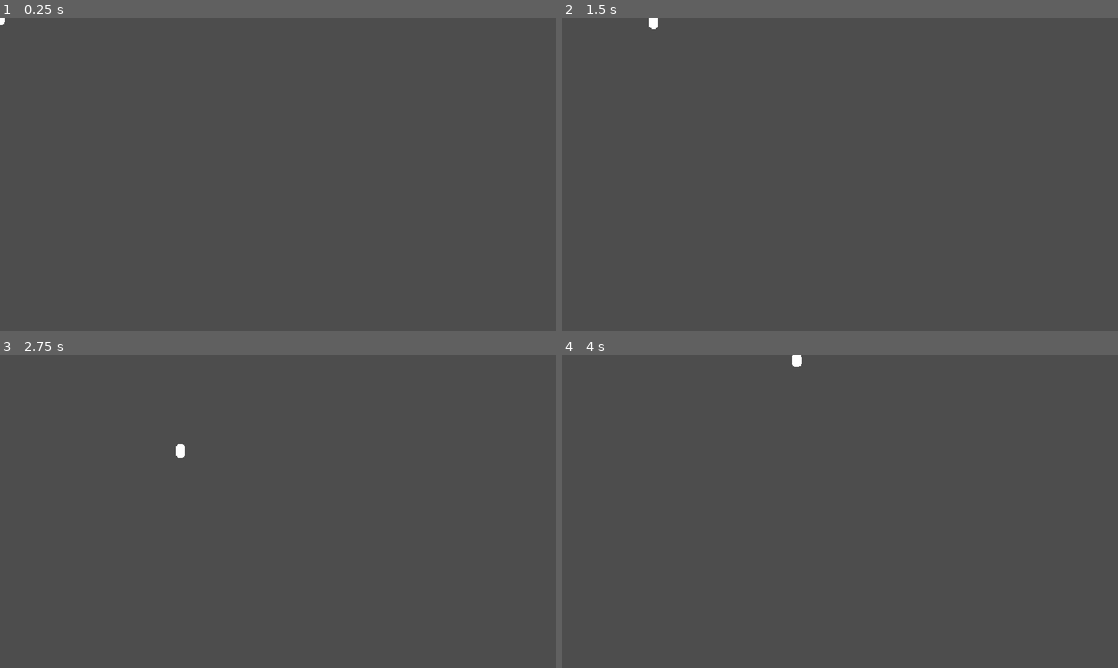
Above: before the commit, frames 1-4 (two rows, left to right).
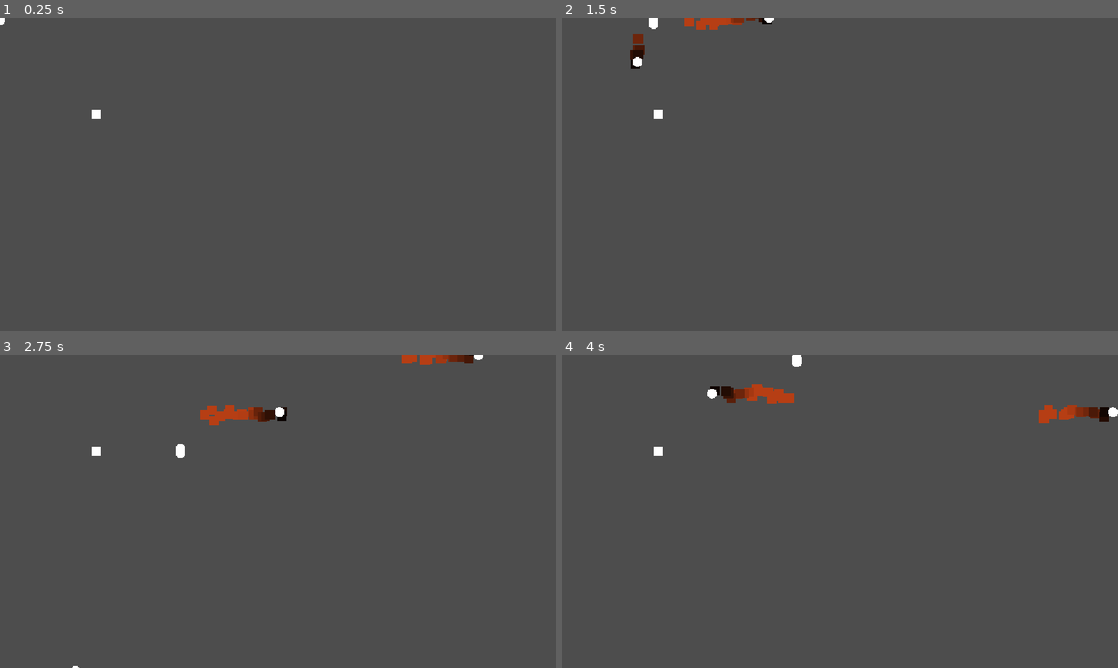
Above: after the commit, the same moments.

Repository: Shinee388/2d-strategy-fighting
Game: Godot game, scene res://game.tscn
Two runs of this game, one before a commit and one after it. Both use one fixed random seed, a clock stepped at 60 frames per second and the inputs below.
Inputs:
- Up to frame 1 (0.25 s): no input
- Up to frame 2 (1.5 s): tap Enter at 0.5 s; hold Right (ui_right) 0.53-1.28 s; tap J at 0.6, 1.35 s; hold Down (ui_down) from 1.28 s (still down)
- Up to frame 3 (2.75 s): release Down (ui_down) at 2.03 s; hold Right (ui_right) from 2.03 s (still down); tap J at 2.1 s
- Up to frame 4 (4 s): release Right (ui_right) at 2.78 s; hold Up (ui_up) 2.78-3.53 s; tap J at 2.85, 3.6 s; hold Left (ui_left) from 3.53 s (still down)

The runs differ from the first frame. In frame 1, less than 0.1% of the frame differs, in the area x 16-19%, y 29-33%; in frame 2, 0.6%; in frame 3, 1.0%; in frame 4, 1.2%, in the area x 16-100%, y 9-33%.

Commit message:
..

Diff:
--- a/fighter/fighter.gd
+++ b/fighter/fighter.gd
@@ -3,13 +3,55 @@
 @export var speed: float = 300.0
 @export var acceleration: float = 500.0
 @export var friction: float = 1000.0
+@export var max_health: float = 100.0
+
+@export_group("Fireball")
+@export var fireball_scene: PackedScene = preload("res://skills/FireBall/fire_ball.tscn")
+@export var fireball_cooldown: float = 0.5
+@export var fireball_spawn_distance: float = 30.0
+
+var health: float = max_health
+var last_direction: Vector2 = Vector2.RIGHT
+var can_cast: bool = true
+
 
 func _physics_process(delta: float) -> void:
 	var input_dir := Input.get_vector("ui_left", "ui_right", "ui_up", "ui_down")
 
 	if input_dir != Vector2.ZERO:
+		last_direction = input_dir.normalized()
 		velocity = velocity.move_toward(input_dir * speed, acceleration * delta)
 	else:
 		velocity = velocity.move_toward(Vector2.ZERO, friction * delta)
 
 	move_and_slide()
+
+
+func _unhandled_input(event: InputEvent) -> void:
+	# J tovch: fireball
+	if event is InputEventKey and event.pressed and not event.echo:
+		if event.keycode == KEY_J:
+			cast_fireball()
+
+
+func cast_fireball() -> void:
+	if not can_cast or fireball_scene == null:
+		return
+
+	can_cast = false
+
+	var fireball := fireball_scene.instantiate()
+	fireball.direction = last_direction
+	fireball.caster = self
+	get_parent().add_child(fireball)
+	fireball.global_position = global_position + last_direction * fireball_spawn_distance
+
+	await get_tree().create_timer(fireball_cooldown).timeout
+	can_cast = true
+
+
+func take_damage(amount: float) -> void:
+	health -= amount
+	print(name, " health: ", health)
+	if health <= 0.0:
+		queue_free()
--- a/game.tscn
+++ b/game.tscn
@@ -1,9 +1,23 @@
 [gd_scene format=3 uid="uid://ctu8silqnffep"]
 
-[ext_resource type="PackedScene" uid="uid://dmmjc5agpgjpm" path="res://fighter/fighter.tscn" id="1_5kiuu"]
+[ext_resource type="PackedScene" uid="uid://dmmjc5agpgjpm" path="res://fighter/fighter.tscn" id="1_80nbo"]
+
+[sub_resource type="RectangleShape2D" id="RectangleShape2D_mti6b"]
+
+[sub_resource type="BoxMesh" id="BoxMesh_4kxuq"]
+size = Vector3(20, 20, 20)
 
 [node name="game" type="Node2D" unique_id=924450325]
 
-[node name="CharacterBody2D" parent="." unique_id=2003875385 instance=ExtResource("1_5kiuu")]
+[node name="CharacterBody2D" parent="." unique_id=2003875385 instance=ExtResource("1_80nbo")]
 
 [node name="map" type="Node2D" parent="." unique_id=1626747692]
+
+[node name="StaticBody2D" type="StaticBody2D" parent="map" unique_id=1103689802]
+position = Vector2(200, 200)
+
+[node name="CollisionShape2D" type="CollisionShape2D" parent="map/StaticBody2D" unique_id=159499507]
+shape = SubResource("RectangleShape2D_mti6b")
+
+[node name="MeshInstance2D" type="MeshInstance2D" parent="map/StaticBody2D" unique_id=2034637029]
+mesh = SubResource("BoxMesh_4kxuq")
--- a/project.godot
+++ b/project.godot
@@ -20,6 +20,14 @@
 window/stretch/mode="canvas_items"
 window/stretch/aspect="expand"
 
+[input]
+
+fireball={
+"deadzone": 0.2,
+"events": [Object(InputEventKey,"resource_local_to_scene":false,"resource_name":"","device":-1,"window_id":0,"alt_pressed":false,"shift_pressed":false,"ctrl_pressed":false,"meta_pressed":false,"pressed":false,"keycode":0,"physical_keycode":69,"key_label":0,"unicode":101,"location":0,"echo":false,"script":null)
+]
+}
+
 [physics]
 
 3d/physics_engine="Jolt Physics"
--- /dev/null
+++ b/skills/FireBall/fireBall.gd
@@ -0,0 +1,30 @@
+extends Area2D
+
+@export var speed: float = 450.0
+@export var lifetime: float = 3.0
+
+var direction: Vector2 = Vector2.RIGHT
+var damage: float = 20.0
+var caster: Node2D
+
+var _age: float = 0.0
+
+
+func _ready() -> void:
+	body_entered.connect(_on_body_entered)
+
+
+func _physics_process(delta: float) -> void:
+	global_position += direction * speed * delta
+
+	_age += delta
+	if _age >= lifetime:
+		queue_free()
+
+
+func _on_body_entered(body: Node2D) -> void:
+	if body == caster:
+		return
+	if body.has_method("take_damage"):
+		body.take_damage(damage)
+	queue_free()
--- a/skills/FireBall/fire_ball.tscn
+++ b/skills/FireBall/fire_ball.tscn
@@ -1,24 +1,47 @@
 [gd_scene format=3 uid="uid://do2nqdhbpnnx"]
 
-[ext_resource type="Script" uid="uid://crriqatl7qdtw" path="res://skills/fireBall.gd" id="1_5l66u"]
+[ext_resource type="Script" uid="uid://crriqatl7qdtw" path="res://skills/FireBall/fireBall.gd" id="1_5l66u"]
 
 [sub_resource type="CircleShape2D" id="CircleShape2D_4kxuq"]
 
 [sub_resource type="NoiseTexture2D" id="NoiseTexture2D_qwqyf"]
 
-[sub_resource type="BoxMesh" id="BoxMesh_62yky"]
+[sub_resource type="StandardMaterial3D" id="StandardMaterial3D_j412c"]
+albedo_color = Color(1, 0.27450982, 0.22745098, 1)
+
+[sub_resource type="SphereMesh" id="SphereMesh_5l66u"]
+material = SubResource("StandardMaterial3D_j412c")
 
 [sub_resource type="MeshTexture" id="MeshTexture_mm1bc"]
-mesh = SubResource("BoxMesh_62yky")
+mesh = SubResource("SphereMesh_5l66u")
 base_texture = SubResource("NoiseTexture2D_qwqyf")
+image_size = Vector2(20, 20)
 
-[sub_resource type="ParticleProcessMaterial" id="ParticleProcessMaterial_6vnta"]
-particle_flag_disable_z = true
+[sub_resource type="Gradient" id="Gradient_j412c"]
+offsets = PackedFloat32Array(0, 0.5448718)
+
+[sub_resource type="GradientTexture1D" id="GradientTexture1D_5l66u"]
+gradient = SubResource("Gradient_j412c")
+
+[sub_resource type="ParticleProcessMaterial" id="ParticleProcessMaterial_5l66u"]
+emission_shape_scale = Vector3(0.5, 0.5, 0.5)
+emission_shape = 1
+emission_sphere_radius = 31.61
+angle_min = -720.0
+angle_max = 310.90002
 gravity = Vector3(0, 98, 0)
+color = Color(0.71583235, 0.24446002, 0.0798086, 1)
+color_ramp = SubResource("GradientTexture1D_5l66u")
+
+[sub_resource type="StandardMaterial3D" id="StandardMaterial3D_s7a20"]
+albedo_color = Color(1, 0.16862746, 0.13725491, 1)
 
 [sub_resource type="SphereMesh" id="SphereMesh_4kxuq"]
+material = SubResource("StandardMaterial3D_s7a20")
 radius = 10.19
 height = 19.992
+
+[sub_resource type="CanvasTexture" id="CanvasTexture_i51s7"]
 
 [node name="FireBall" type="Area2D" unique_id=1381779636]
 script = ExtResource("1_5l66u")
@@ -27,10 +50,12 @@
 shape = SubResource("CircleShape2D_4kxuq")
 
 [node name="GPUParticles2D" type="GPUParticles2D" parent="." unique_id=1559641727]
-amount = 30
+amount = 18
 texture = SubResource("MeshTexture_mm1bc")
+lifetime = 0.35000000000000003
 visibility_rect = Rect2(-1e-05, -9.997989e-06, 2e-05, 47.367134)
-process_material = SubResource("ParticleProcessMaterial_6vnta")
+process_material = SubResource("ParticleProcessMaterial_5l66u")
 
 [node name="MeshInstance2D" type="MeshInstance2D" parent="." unique_id=491441100]
 mesh = SubResource("SphereMesh_4kxuq")
+texture = SubResource("CanvasTexture_i51s7")
--- a/skills/fireBall.gd
+++ /dev/null
@@ -1,11 +0,0 @@
-extends Area2D
-
-@export var speed: float = 450.0
-@export var lifetime: float = 3.0
-
-var direction: Vector2 = Vector2.RIGHT
-var damage: float = 20.0
-var caster: Node2D
-
-func _physics_process(delta: float) -> void:
-	global_position += direction * speed * delta
Renamed: skills/fireBall.gd.uid -> skills/FireBall/fireBall.gd.uid
